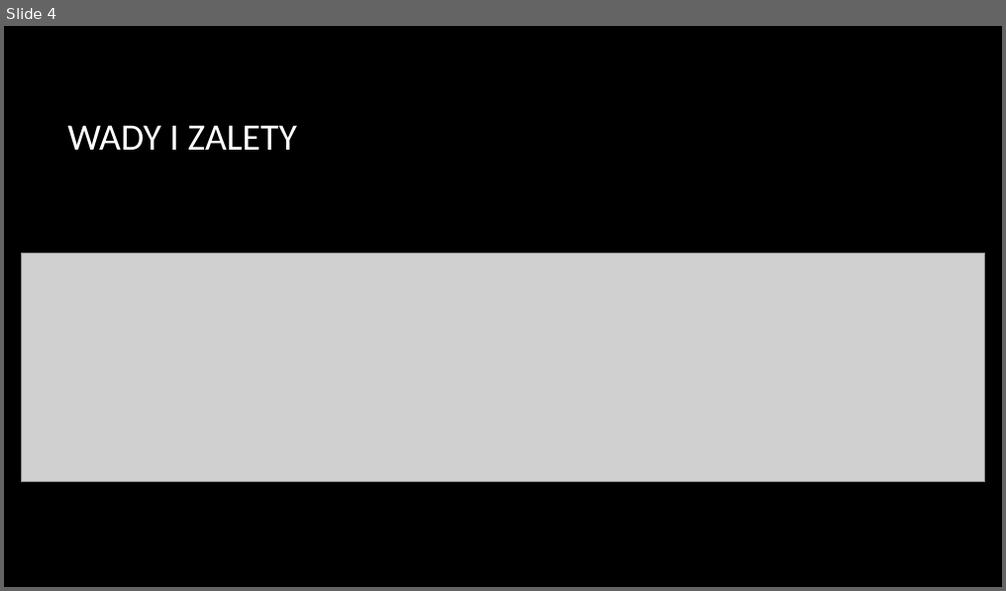
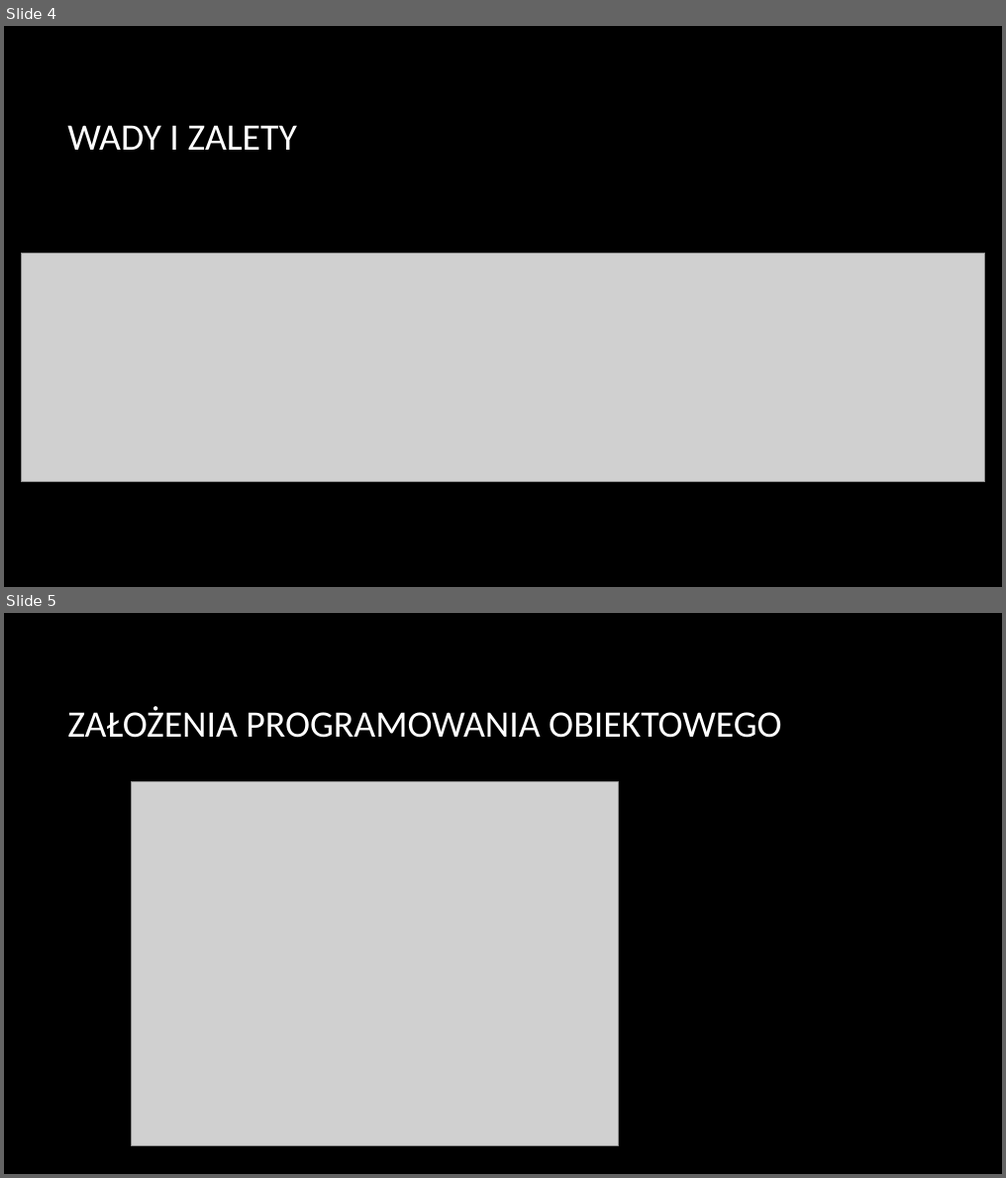
Before and after one commit to maciekak/KoloCKratka, a slide deck: Zajecia2/C#.pptx. Shown one above the other, each under a label of ours: slide 4 before the commit, slides 4 and 5 after it. The pictures are 1006x591 and 1006x1178 pixels, drawn with LibreOffice and Linux fonts; fonts in the diff are those of the drawing; grey boxes stand for pictures; background and template pictures are left out. Boxes give left, top, right and bottom in pixels: in the first picture for what was removed or moved away, otherwise in the second. Text is boxed around its words. In the diff, an @@ line names an element or a change of style, - is before the commit and + after.

Commit message:
Added slide into presentation

```diff
--- a/Zajecia2/C#.pptx
+++ b/Zajecia2/C#.pptx
@@ slide 5 added at (x1=4, y1=613, x2=1002, y2=1174), background picture (left out) @@
@@ title added at (x1=67, y1=706, x2=781, y2=738), 36 pt, text #FFFFFF @@
+ZAŁOŻENIA PROGRAMOWANIA OBIEKTOWEGO
@@ picture added at (x1=132, y1=782, x2=618, y2=1146) @@
```
